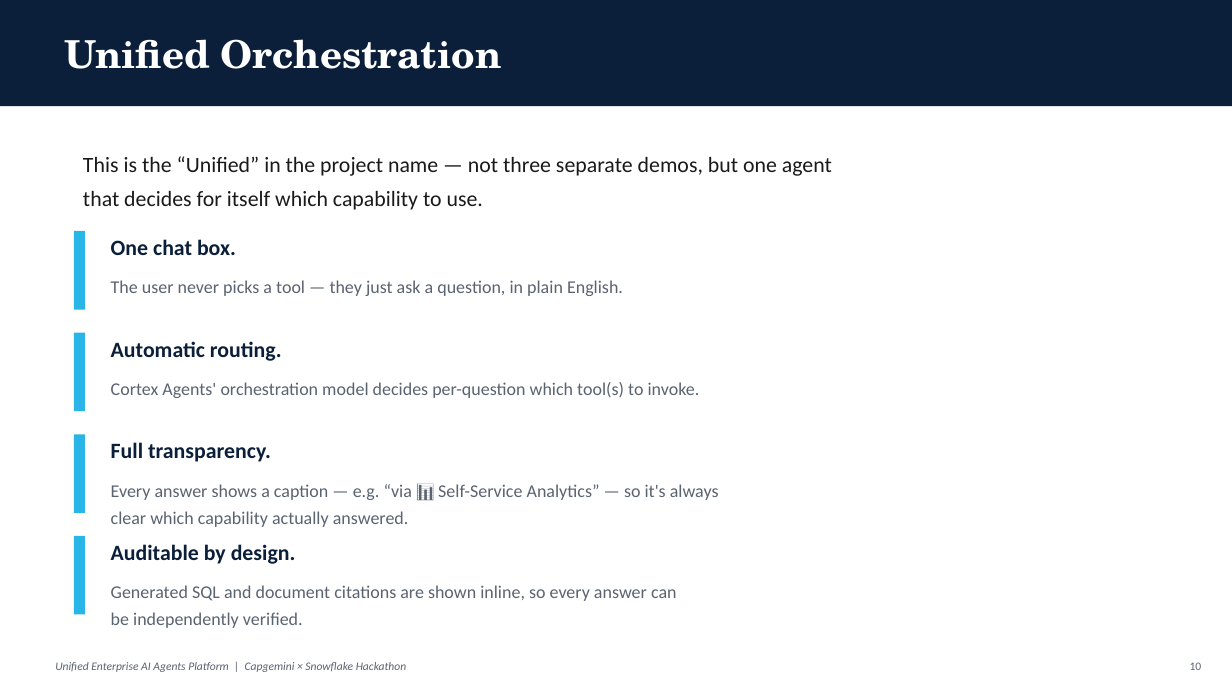
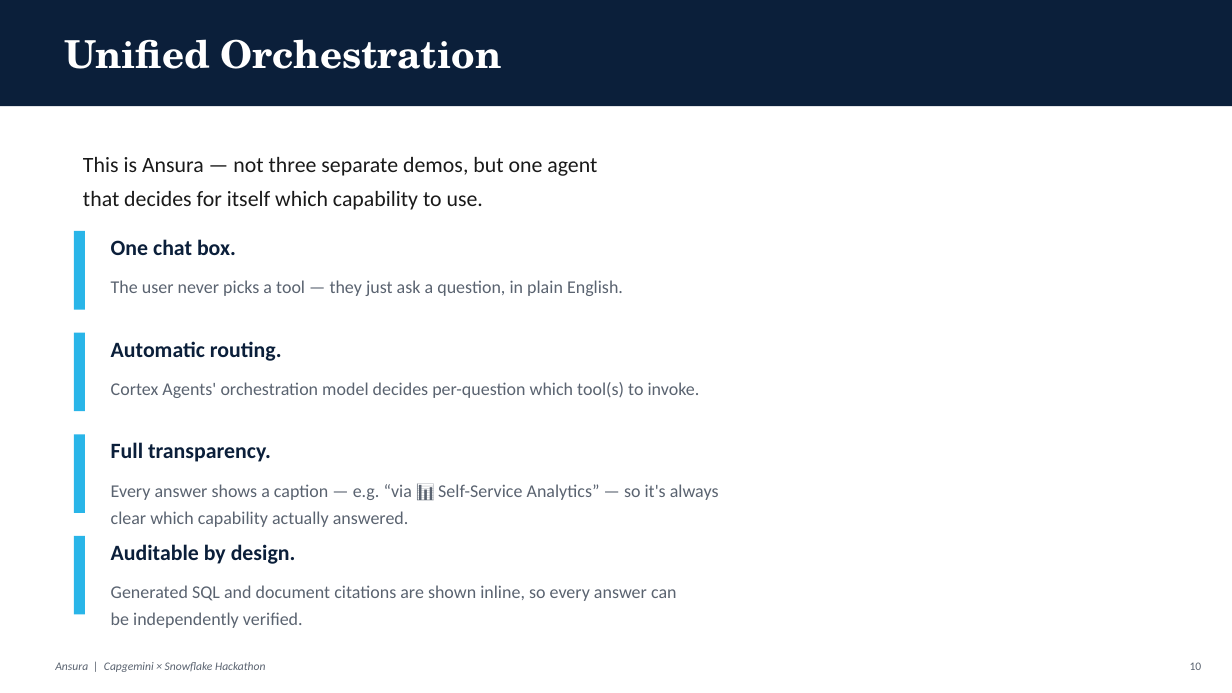
Before and after one commit to kirangithub9/Unified_Enterprise_AI_Agents_Platform, a slide deck: slide 10 of docs/Unified_Enterprise_AI_Agents_Platform.pptx. Drawn at 1232x693 pixels with LibreOffice and Linux fonts; fonts in the diff are those of the drawing. Boxes give left, top, right and bottom in pixels: in the first picture for what was removed or moved away, otherwise in the second. Text is boxed around its words. In the diff, an @@ line names an element or a change of style, - is before the commit and + after.

```diff
--- a/docs/Unified_Enterprise_AI_Agents_Platform.pptx
+++ b/docs/Unified_Enterprise_AI_Agents_Platform.pptx
@@ text at (83,157,597,176): text changed @@
-This is the “Unified” in the project name — not three separate demos, but one agent
+This is Ansura — not three separate demos, but one agent
@@ text at (55,662,265,672): text changed @@
-Unified Enterprise AI Agents Platform | Capgemini × Snowflake Hackathon
+Ansura | Capgemini × Snowflake Hackathon
```
Also in this commit, not shown: 11 other slides changed, 1 other file.
